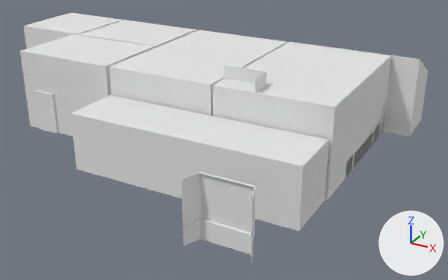
Two versions of the OBJ model dist/data/maps/unsafeflat/model.obj, one commit apart.
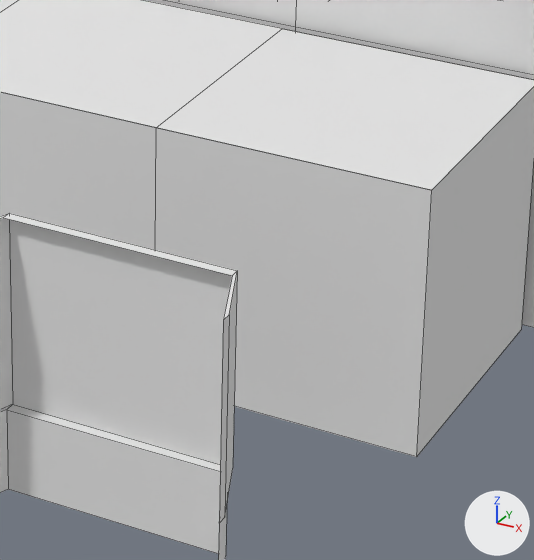
Old and new are each drawn whole from a camera (50 mm lens) standing at (1660.0, -2329.0, 1246.0) and looking at (286.0, 169.0, -3.0) and again close up on the part from 44% to 73% of the width and 43% to 92% of the height. Arrows for +X, +Y and +Z are at lower right; the lights stay in place. The close-ups show mesh edges as thin lines. Where no turn or scale is listed for an object, it has been applied to the vertices.

Names of what the first close-up shows: 'Ноль_объект.14', 'Ноль_объект.20', 'Ноль_объект.22', 'Ноль_объект.24', 'Объект_Плоскость.2', 'Объект_Плоскость.5'.
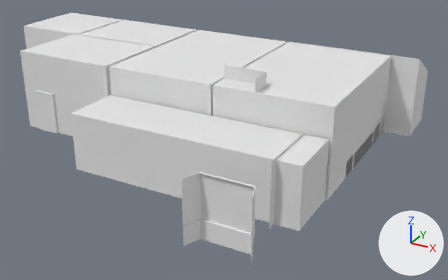
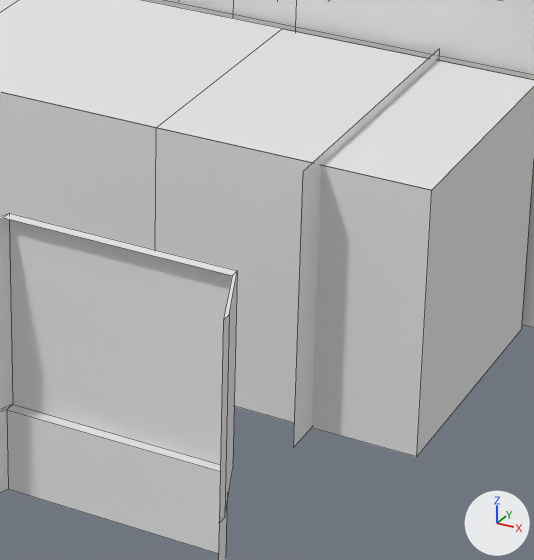
Changed parts and their boxes (x1, y1, x2, y2) in the close-ups (534 x 560 px):
'coll;visible=0', added: after (293, 49, 439, 448)

Edits to the bpy script that builds the scene:
```text
Add me_coll_visible_0:
    me_coll_visible_0.from_pydata([(840.0, -170.0, 280.0), (840.0, -170.0, 0.0), (840.0, -485.0, 280.0), (840.0, -485.0, 0.0), (515.0, -60.0, 465.0), (515.0, -60.0, 195.0), (615.0, -60.0, 465.0), (615.0, -60.0, 195.0), (415.0, -60.0, 465.0), (415.0, -60.0, 195.0), (615.0, -165.0, 465.0), (615.0, -165.0, 195.0)], [], [(0, 1, 3, 2), (6, 7, 5, 4), (4, 5, 9, 8), (10, 11, 7, 6)])
    me_coll_visible_0.materials.append(mat_textures_grassy_woody_png)  # its picture is missing
Add ob_coll_visible_0:
    ob_coll_visible_0 = bpy.data.objects.new('coll;visible=0', me_coll_visible_0)
    ob_coll_visible_0.location = (0.0, 0.0, 0.0)
```
